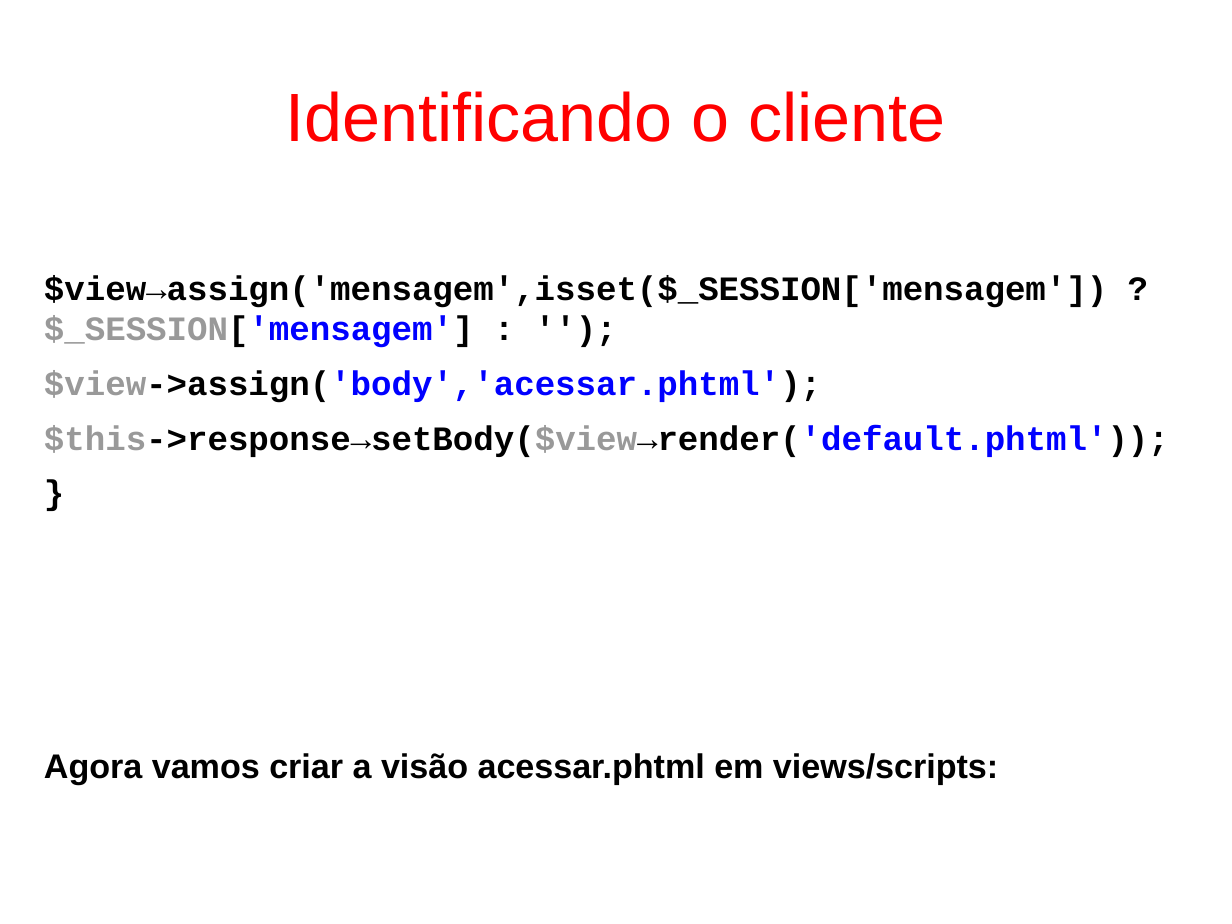
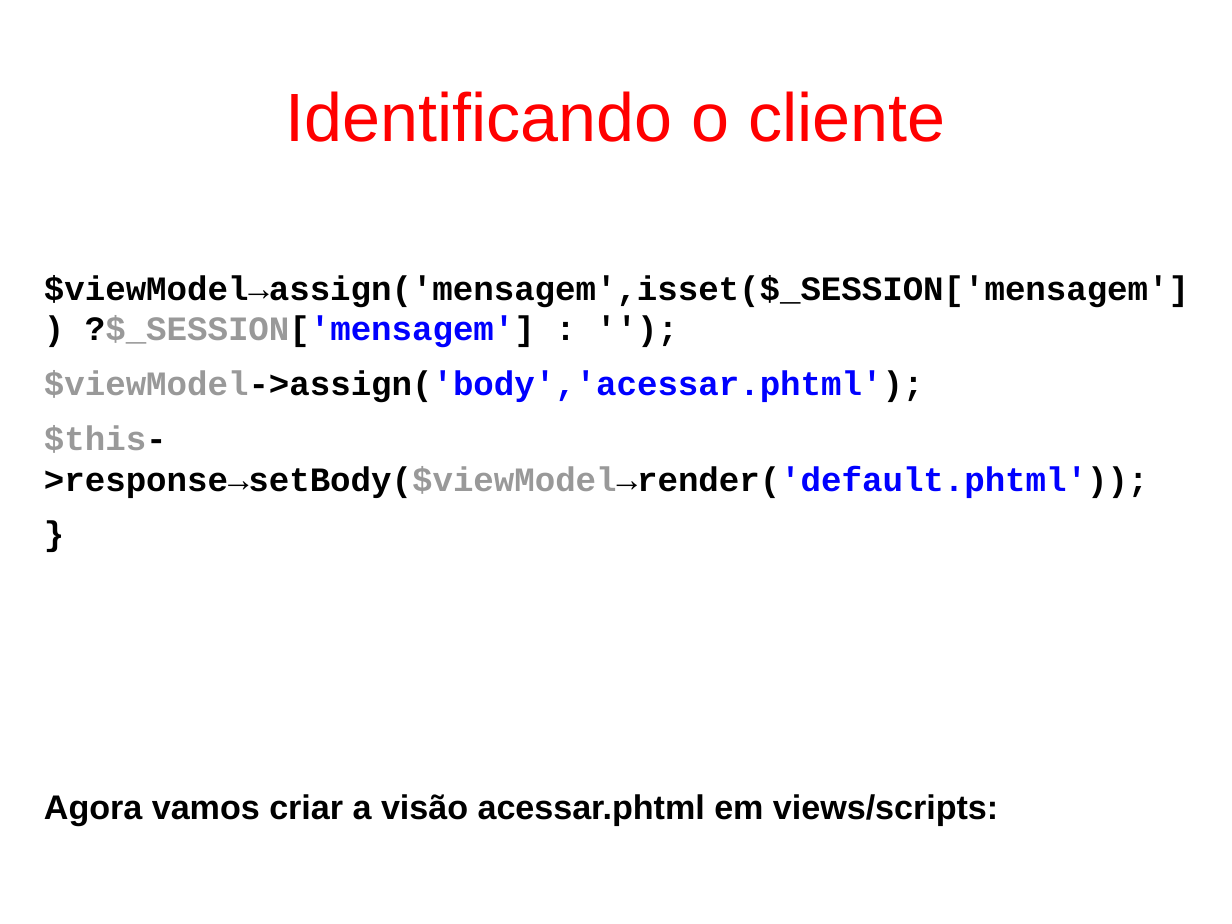
Before and after one commit to fgsl/lojasacme, a slide deck: slide 106 of docs/tutorial.odp. Drawn at 1232x924 pixels with LibreOffice and Linux fonts; fonts in the diff are those of the drawing. Boxes give left, top, right and bottom in pixels: in the first picture for what was removed or moved away, otherwise in the second. Text is boxed around its words. In the diff, an @@ line names an element or a change of style, - is before the commit and + after.

```diff
--- a/docs/tutorial.odp
+++ b/docs/tutorial.odp
@@ text at <box>44,275,1189,498</box>: text changed @@
-$view→assign('mensagem',isset($_SESSION['mensagem']) ?$_SESSION['mensagem'] : '');
-$view->assign('body','acessar.phtml');
-$this->response→setBody($view→render('default.phtml'));
+$viewModel→assign('mensagem',isset($_SESSION['mensagem']) ?$_SESSION['mensagem'] : '');
+$viewModel->assign('body','acessar.phtml');
+$this->response→setBody($viewModel→render('default.phtml'));
```
Also in this commit, not shown: 34 other slides changed, 1 other file.
